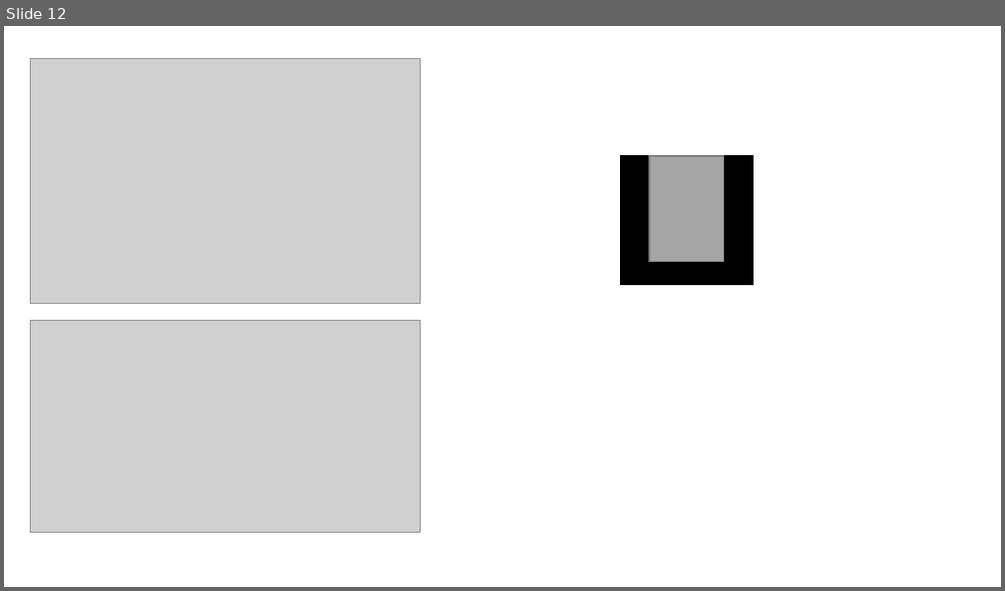
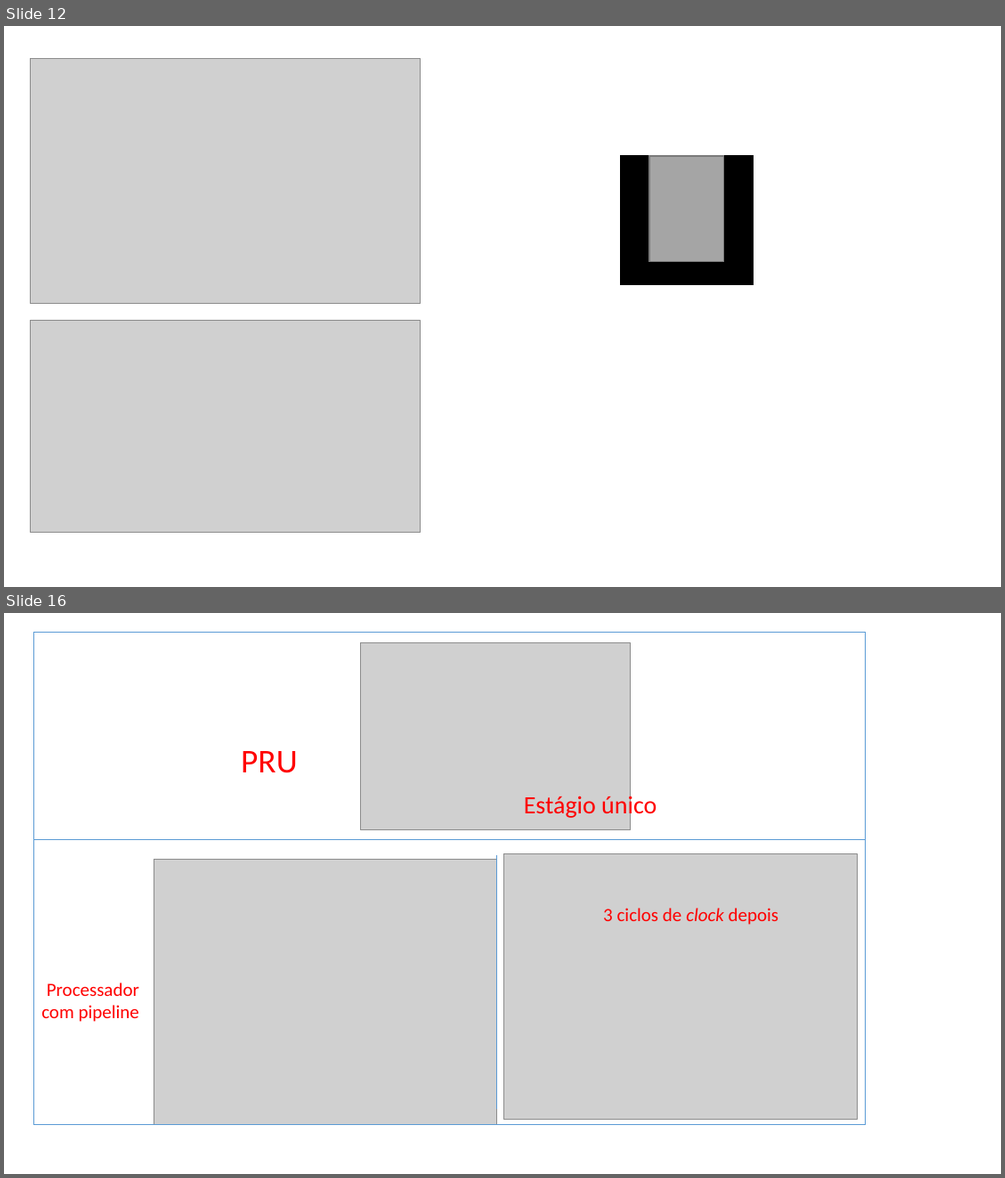
Before and after one commit to lucaslrodri/tcc_ufba, a slide deck: Word/Figuras.pptx. Shown one above the other, each under a label of ours: slide 12 before the commit, slides 12 and 16 after it; the slides between them are not shown. The pictures are 1005x591 and 1005x1178 pixels, drawn with LibreOffice and Linux fonts; fonts in the diff are those of the drawing; grey boxes stand for pictures. Boxes give left, top, right and bottom in pixels: in the first picture for what was removed or moved away, otherwise in the second. Text is boxed around its words. In the diff, an @@ line names an element or a change of style, - is before the commit and + after.

```diff
--- a/Word/Figuras.pptx
+++ b/Word/Figuras.pptx
@@ slide 16 added at (4, 613, 1001, 1174), background #FFFFFF @@
@@ rectangle added at (34, 633, 865, 840), outline #5B9BD5 1 pt @@
@@ picture added at (361, 643, 631, 830) @@
@@ text added at (241, 751, 297, 773), 32 pt, text #FF0000 @@
+PRU
@@ text added at (524, 793, 656, 819), 24 pt, text #FF0000 @@
+Estágio único
@@ rectangle added at (34, 840, 865, 1125), outline #5B9BD5 1 pt @@
@@ picture added at (154, 859, 497, 1124) @@
@@ line added from (497, 854) to (497, 1109), #5B9BD5 0.5 pt @@
@@ picture added at (503, 854, 858, 1119) @@
@@ text added at (603, 908, 779, 925), 18 pt, text #FF0000 @@
+3 ciclos de clock depois
@@ text added at (41, 982, 139, 1022), 18 pt, text #FF0000 @@
+Processador com pipeline
```
Also in this commit, not shown: 2 slides changed, 1 other slide added, 2 other files.
